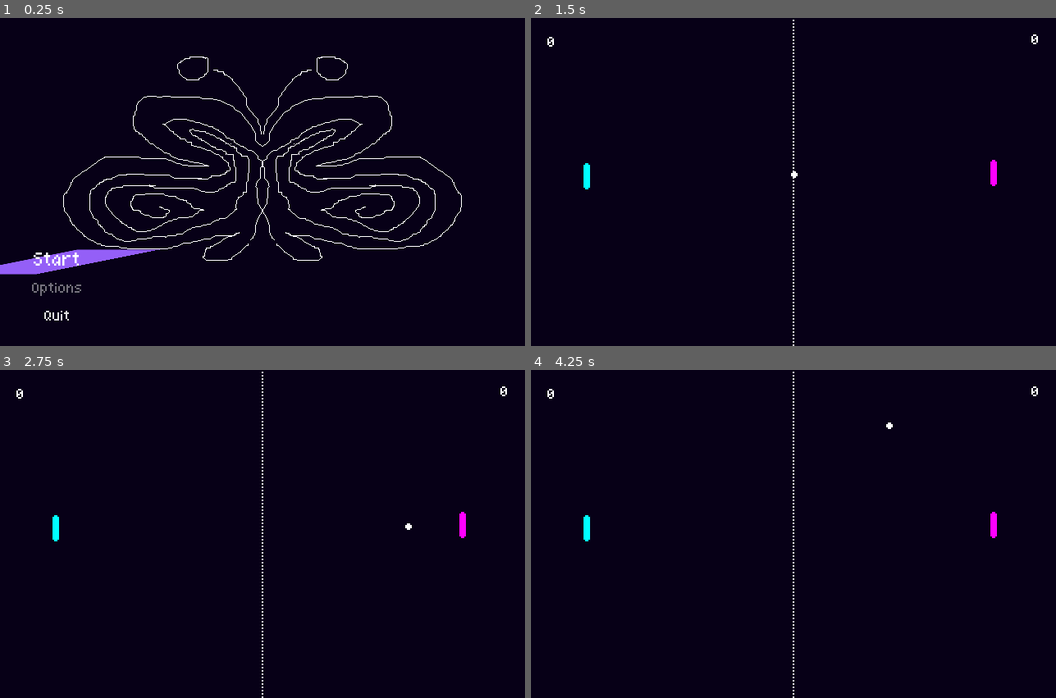
Above: before the commit, frames 1-4 (two rows, left to right).
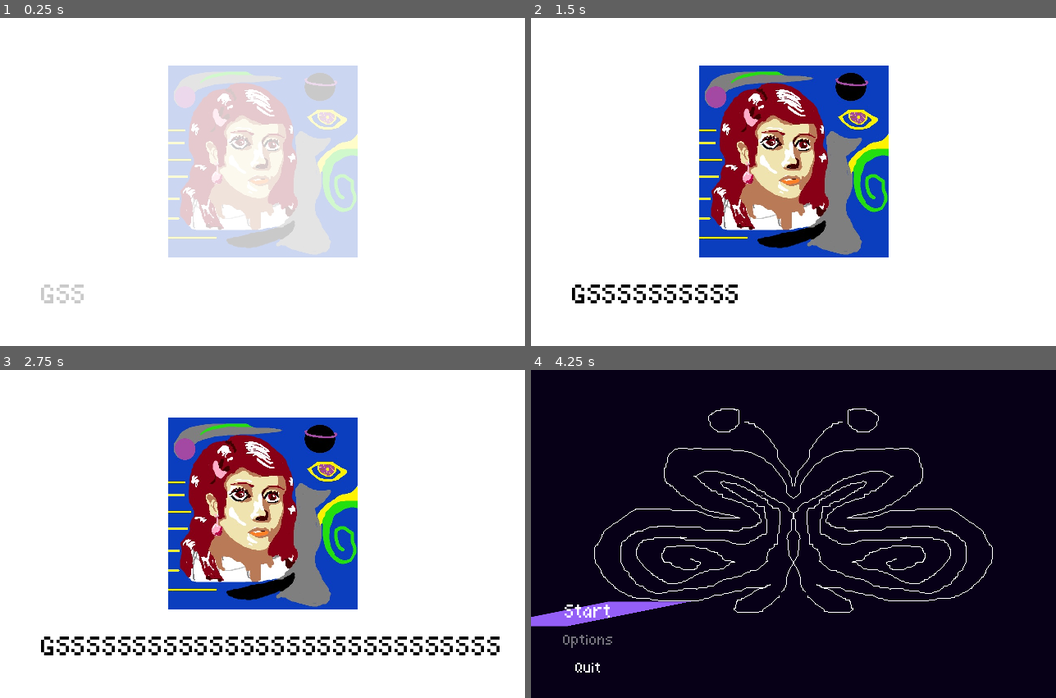
Above: after the commit, the same moments.

Repository: GustavoScardovelliSiqueroli/pong-game-godot
Game: Godot game, scene res://cenas/intro.tscn
The game is run twice, just before and just after one commit, with the same random seed, the same clock (stepped at 60 frames per second) and the same inputs. Before the commit the project starts from res://cenas/menu.tscn.
Inputs (mouse positions are in pixels of both pictures, inside the frame that each line leads up to):
- Up to frame 1 (0.25 s): no input
- Up to frame 2 (1.5 s): click (588, 260) at 0.5 s, where only the run before the commit has a clickable "Start"
- Up to frame 3 (2.75 s): no input
- Up to frame 4 (4.25 s): tap Enter at 3.5 s

The runs differ from the first frame. In frame 1, 99% of the frame differs, in the area x 0-100%, y 0-100%; in frame 2, 99%; in frame 3, 98%; in frame 4, 3.7%.

Commit message:
feat: implementing powerups menu

Diff:
--- a/cenas/intro.tscn
+++ b/cenas/intro.tscn
@@ -1,51 +1,12 @@
-[gd_scene load_steps=7 format=3 uid="uid://y7f208g68xc6"]
+[gd_scene load_steps=8 format=3 uid="uid://y7f208g68xc6"]
 
 [ext_resource type="Texture2D" uid="uid://c8dnpb7pr0a7c" path="res://assets/imgs/logogss.jpeg" id="1_phu1d"]
+[ext_resource type="Script" path="res://logic/intro.gd" id="1_pq2im"]
 [ext_resource type="Theme" uid="uid://dvg7b6momj8vj" path="res://themes/fontmenu.tres" id="2_dq7k8"]
 
 [sub_resource type="LabelSettings" id="LabelSettings_qihn2"]
 font_size = 30
 font_color = Color(0, 0, 0, 1)
-
-[sub_resource type="Animation" id="Animation_7x2s7"]
-resource_name = "intro_animation"
-length = 4.0
-tracks/0/type = "value"
-tracks/0/imported = false
-tracks/0/enabled = true
-tracks/0/path = NodePath("Tela/Logo:modulate")
-tracks/0/interp = 1
-tracks/0/loop_wrap = true
-tracks/0/keys = {
-"times": PackedFloat32Array(0.5, 1.5),
-"transitions": PackedFloat32Array(1, 1),
-"update": 0,
-"values": [Color(1, 1, 1, 0), Color(1, 1, 1, 1)]
-}
-tracks/1/type = "value"
-tracks/1/imported = false
-tracks/1/enabled = true
-tracks/1/path = NodePath("Tela:modulate")
-tracks/1/interp = 1
-tracks/1/loop_wrap = true
-tracks/1/keys = {
-"times": PackedFloat32Array(3.6, 3.9),
-"transitions": PackedFloat32Array(1, 1),
-"update": 0,
-"values": [Color(1, 1, 1, 1), Color(1, 1, 1, 0)]
-}
-tracks/2/type = "value"
-tracks/2/imported = false
-tracks/2/enabled = true
-tracks/2/path = NodePath("Tela/LogoNome:text")
-tracks/2/interp = 1
-tracks/2/loop_wrap = true
-tracks/2/keys = {
-"times": PackedFloat32Array(1.6, 3.15),
-"transitions": PackedFloat32Array(1, 1),
-"update": 1,
-"values": ["gsss", "gssssssssssssssssssssss"]
-}
 
 [sub_resource type="Animation" id="Animation_12h8x"]
 length = 0.001
@@ -85,6 +46,70 @@
 "update": 1,
 "values": ["gsss"]
 }
+tracks/3/type = "value"
+tracks/3/imported = false
+tracks/3/enabled = true
+tracks/3/path = NodePath("Tela/LogoNome:modulate")
+tracks/3/interp = 1
+tracks/3/loop_wrap = true
+tracks/3/keys = {
+"times": PackedFloat32Array(0),
+"transitions": PackedFloat32Array(1),
+"update": 0,
+"values": [Color(1, 1, 1, 0)]
+}
+
+[sub_resource type="Animation" id="Animation_7x2s7"]
+resource_name = "intro_animation"
+length = 4.0
+tracks/0/type = "value"
+tracks/0/imported = false
+tracks/0/enabled = true
+tracks/0/path = NodePath("Tela/Logo:modulate")
+tracks/0/interp = 1
+tracks/0/loop_wrap = true
+tracks/0/keys = {
+"times": PackedFloat32Array(0, 1.1),
+"transitions": PackedFloat32Array(1, 1),
+"update": 0,
+"values": [Color(1, 1, 1, 0), Color(1, 1, 1, 1)]
+}
+tracks/1/type = "value"
+tracks/1/imported = false
+tracks/1/enabled = true
+tracks/1/path = NodePath("Tela:modulate")
+tracks/1/interp = 1
+tracks/1/loop_wrap = true
+tracks/1/keys = {
+"times": PackedFloat32Array(3.6, 3.9),
+"transitions": PackedFloat32Array(1, 1),
+"update": 0,
+"values": [Color(1, 1, 1, 1), Color(1, 1, 1, 0)]
+}
+tracks/2/type = "value"
+tracks/2/imported = false
+tracks/2/enabled = true
+tracks/2/path = NodePath("Tela/LogoNome:text")
+tracks/2/interp = 1
+tracks/2/loop_wrap = true
+tracks/2/keys = {
+"times": PackedFloat32Array(),
+"transitions": PackedFloat32Array(),
+"update": 1,
+"values": []
+}
+tracks/3/type = "value"
+tracks/3/imported = false
+tracks/3/enabled = true
+tracks/3/path = NodePath("Tela/LogoNome:modulate")
+tracks/3/interp = 1
+tracks/3/loop_wrap = true
+tracks/3/keys = {
+"times": PackedFloat32Array(0, 1.1),
+"transitions": PackedFloat32Array(1, 1),
+"update": 0,
+"values": [Color(1, 1, 1, 0), Color(1, 1, 1, 1)]
+}
 
 [sub_resource type="AnimationLibrary" id="AnimationLibrary_wl14l"]
 _data = {
@@ -93,6 +118,12 @@
 }
 
 [node name="Intro" type="Node2D"]
+script = ExtResource("1_pq2im")
+
+[node name="BgDark" type="ColorRect" parent="."]
+offset_right = 640.0
+offset_bottom = 400.0
+color = Color(0.027451, 0, 0.0901961, 1)
 
 [node name="Tela" type="Node2D" parent="."]
 
@@ -108,6 +139,7 @@
 texture = ExtResource("1_phu1d")
 
 [node name="LogoNome" type="Label" parent="Tela"]
+modulate = Color(1, 1, 1, 0)
 offset_left = 50.0
 offset_top = 325.0
 offset_right = 126.0
@@ -121,3 +153,5 @@
 libraries = {
 "": SubResource("AnimationLibrary_wl14l")
 }
+
+[connection signal="animation_finished" from="AnimationPlayer" to="." method="_on_animation_player_animation_finished"]
--- /dev/null
+++ b/cenas/power_ups.tscn
@@ -0,0 +1,196 @@
+[gd_scene load_steps=16 format=3 uid="uid://br35y80egiq0x"]
+
+[ext_resource type="Script" path="res://logic/power_ups.gd" id="1_q0tcp"]
+[ext_resource type="Texture2D" uid="uid://rtvwuqxliwdj" path="res://assets/imgs/New Piskel (3).png" id="2_hh5dc"]
+
+[sub_resource type="AtlasTexture" id="AtlasTexture_ajaj4"]
+atlas = ExtResource("2_hh5dc")
+region = Rect2(0, 0, 128, 128)
+
+[sub_resource type="AtlasTexture" id="AtlasTexture_7o4we"]
+atlas = ExtResource("2_hh5dc")
+region = Rect2(128, 0, 128, 128)
+
+[sub_resource type="AtlasTexture" id="AtlasTexture_407mj"]
+atlas = ExtResource("2_hh5dc")
+region = Rect2(256, 0, 128, 128)
+
+[sub_resource type="AtlasTexture" id="AtlasTexture_dbl8j"]
+atlas = ExtResource("2_hh5dc")
+region = Rect2(0, 128, 128, 128)
+
+[sub_resource type="AtlasTexture" id="AtlasTexture_nn5r1"]
+atlas = ExtResource("2_hh5dc")
+region = Rect2(128, 128, 128, 128)
+
+[sub_resource type="AtlasTexture" id="AtlasTexture_qyw3h"]
+atlas = ExtResource("2_hh5dc")
+region = Rect2(256, 128, 128, 128)
+
+[sub_resource type="AtlasTexture" id="AtlasTexture_2rh3h"]
+atlas = ExtResource("2_hh5dc")
+region = Rect2(0, 256, 128, 128)
+
+[sub_resource type="AtlasTexture" id="AtlasTexture_l27er"]
+atlas = ExtResource("2_hh5dc")
+region = Rect2(128, 256, 128, 128)
+
+[sub_resource type="AtlasTexture" id="AtlasTexture_1glwj"]
+atlas = ExtResource("2_hh5dc")
+region = Rect2(256, 256, 128, 128)
+
+[sub_resource type="AtlasTexture" id="AtlasTexture_55pfe"]
+atlas = ExtResource("2_hh5dc")
+region = Rect2(0, 384, 128, 128)
+
+[sub_resource type="AtlasTexture" id="AtlasTexture_artga"]
+atlas = ExtResource("2_hh5dc")
+region = Rect2(128, 384, 128, 128)
+
+[sub_resource type="AtlasTexture" id="AtlasTexture_hvyuk"]
+atlas = ExtResource("2_hh5dc")
+region = Rect2(256, 384, 128, 128)
+
+[sub_resource type="SpriteFrames" id="SpriteFrames_bn8cy"]
+animations = [{
+"frames": [{
+"duration": 1.0,
+"texture": SubResource("AtlasTexture_ajaj4")
+}, {
+"duration": 1.0,
+"texture": SubResource("AtlasTexture_7o4we")
+}, {
+"duration": 1.0,
+"texture": SubResource("AtlasTexture_407mj")
+}, {
+"duration": 1.0,
+"texture": SubResource("AtlasTexture_dbl8j")
+}, {
+"duration": 1.0,
+"texture": SubResource("AtlasTexture_nn5r1")
+}, {
+"duration": 1.0,
+"texture": SubResource("AtlasTexture_qyw3h")
+}, {
+"duration": 1.0,
+"texture": SubResource("AtlasTexture_2rh3h")
+}, {
+"duration": 1.0,
+"texture": SubResource("AtlasTexture_l27er")
+}, {
+"duration": 1.0,
+"texture": SubResource("AtlasTexture_1glwj")
+}, {
+"duration": 1.0,
+"texture": SubResource("AtlasTexture_55pfe")
+}, {
+"duration": 1.0,
+"texture": SubResource("AtlasTexture_artga")
+}, {
+"duration": 1.0,
+"texture": SubResource("AtlasTexture_hvyuk")
+}],
+"loop": true,
+"name": &"new_animation",
+"speed": 12.0
+}]
+
+[node name="PowerUps" type="Control"]
+layout_mode = 3
+anchors_preset = 15
+anchor_right = 1.0
+anchor_bottom = 1.0
+grow_horizontal = 2
+grow_vertical = 2
+script = ExtResource("1_q0tcp")
+
+[node name="CenterContainer" type="CenterContainer" parent="."]
+layout_mode = 1
+anchors_preset = 15
+anchor_right = 1.0
+anchor_bottom = 1.0
+grow_horizontal = 2
+grow_vertical = 2
+
+[node name="HBoxContainer" type="HBoxContainer" parent="CenterContainer"]
+layout_mode = 2
+
+[node name="Control" type="Control" parent="CenterContainer/HBoxContainer"]
+custom_minimum_size = Vector2(128, 128)
+layout_mode = 2
+
+[node name="Button" type="Button" parent="CenterContainer/HBoxContainer/Control"]
+custom_minimum_size = Vector2(128, 128)
+layout_mode = 1
+anchors_preset = 15
+anchor_right = 1.0
+anchor_bottom = 1.0
+grow_horizontal = 2
+grow_vertical = 2
+
+[node name="AnimatedSprite2D" type="AnimatedSprite2D" parent="CenterContainer/HBoxContainer/Control"]
+position = Vector2(64, 64)
+sprite_frames = SubResource("SpriteFrames_bn8cy")
+animation = &"new_animation"
+frame = 11
+frame_progress = 1.0
+
+[node name="Control2" type="Control" parent="CenterContainer/HBoxContainer"]
+custom_minimum_size = Vector2(128, 128)
+layout_mode = 2
+
+[node name="Button" type="Button" parent="CenterContainer/HBoxContainer/Control2"]
+custom_minimum_size = Vector2(128, 128)
+layout_mode = 1
+anchors_preset = 15
+anchor_right = 1.0
+anchor_bottom = 1.0
+grow_horizontal = 2
+grow_vertical = 2
+
+[node name="AnimatedSprite2D" type="AnimatedSprite2D" parent="CenterContainer/HBoxContainer/Control2"]
+position = Vector2(64, 64)
+sprite_frames = SubResource("SpriteFrames_bn8cy")
+animation = &"new_animation"
+frame = 11
+frame_progress = 1.0
+
+[node name="Control3" type="Control" parent="CenterContainer/HBoxContainer"]
+custom_minimum_size = Vector2(128, 128)
+layout_mode = 2
+
+[node name="Button" type="Button" parent="CenterContainer/HBoxContainer/Control3"]
+custom_minimum_size = Vector2(128, 128)
+layout_mode = 1
+anchors_preset = 15
+anchor_right = 1.0
+anchor_bottom = 1.0
+grow_horizontal = 2
+grow_vertical = 2
+
+[node name="AnimatedSprite2D" type="AnimatedSprite2D" parent="CenterContainer/HBoxContainer/Control3"]
+position = Vector2(64, 64)
+sprite_frames = SubResource("SpriteFrames_bn8cy")
+animation = &"new_animation"
+frame = 11
+frame_progress = 1.0
+
+[node name="Control4" type="Control" parent="CenterContainer/HBoxContainer"]
+custom_minimum_size = Vector2(128, 128)
+layout_mode = 2
+
+[node name="Button" type="Button" parent="CenterContainer/HBoxContainer/Control4"]
+custom_minimum_size = Vector2(128, 128)
+layout_mode = 1
+anchors_preset = 15
+anchor_right = 1.0
+anchor_bottom = 1.0
+grow_horizontal = 2
+grow_vertical = 2
+
+[node name="AnimatedSprite2D" type="AnimatedSprite2D" parent="CenterContainer/HBoxContainer/Control4"]
+position = Vector2(64, 64)
+sprite_frames = SubResource("SpriteFrames_bn8cy")
+animation = &"new_animation"
+frame = 11
+frame_progress = 1.0
--- a/logic/game.gd
+++ b/logic/game.gd
@@ -2,6 +2,7 @@
 
 var left_score = 0
 var right_score = 0
+var all_points = 0
 @onready var left_score_label = $CanvasLayer/Control/LeftScoreLabel
 @onready var right_score_label = $CanvasLayer/Control/RightScoreLabel
 
@@ -11,6 +12,7 @@
 
 
 func update_score(wall_name):
+	update_all_points()
 	if wall_name == "LeftWall":
 		right_score += 1  # Jogador da direita marcou ponto
 	elif wall_name == "RightWall":
@@ -27,3 +29,7 @@
 
 func _on_right_wall_ball_out(wall_name: Variant) -> void:
 	update_score(wall_name)
+
+func update_all_points():
+	all_points += 1
+	print(all_points)
--- /dev/null
+++ b/logic/intro.gd
@@ -0,0 +1,27 @@
+extends Node2D
+
+var initial_text = "gss"
+var typing_speed: float = 0.05
+@onready var logo_label = $Tela/LogoNome
+@onready var animation_player = $AnimationPlayer
+# Called when the node enters the scene tree for the first time.
+func _ready():
+	logo_label.text = initial_text
+	animation_player.play("intro_animation")
+	_start_typing()
+
+func _start_typing():
+	await get_tree().create_timer(1).timeout  # Aguarda o intervalo
+	for i in 30:
+		var initial_position = initial_text.length()
+		logo_label.text += "s"  # Adiciona uma letra de cada vez
+		await get_tree().create_timer(typing_speed).timeout  # Aguarda o intervalo
+
+# Called every frame. 'delta' is the elapsed time since the previous frame.
+func _process(delta):
+	pass
+
+
+func _on_animation_player_animation_finished(anim_name):
+	if anim_name == "intro_animation":
+		get_tree().change_scene_to_file("res://cenas/menu.tscn")
--- /dev/null
+++ b/logic/power_ups.gd
@@ -0,0 +1,40 @@
+extends Control
+
+func _ready():
+	# Encontra o primeiro botão na árvore de nós
+	var first_button = find_first_button()
+	if first_button:
+		first_button.grab_focus()  # Define o foco no botão encontrado
+		var parent = first_button.get_parent()
+		if parent.has_node("AnimatedSprite2D"):  # Verifica se existe um AnimatedSprite2D
+			var sprite = parent.get_node("AnimatedSprite2D")
+			sprite.play()  # Para a animação do AnimatedSprite2D
+	# Conecta os sinais `focus_entered` e `focus_exited` de todos os botões
+	connect_button_focus_signals(self)
+
+func find_first_button() -> Button:
+	# Procura o primeiro nó do tipo Button na hierarquia
+	return find_child("Button")
+
+func connect_button_focus_signals(node: Node):
+	for child in node.get_children():
+		if child is Button:
+			# Conecta os sinais de foco
+			child.focus_entered.connect(_on_button_focus_entered.bind(child))
+			child.focus_exited.connect(_on_button_focus_exited.bind(child))
+		else:
+			connect_button_focus_signals(child)  # Repetir para nós filhos
+
+func _on_button_focus_entered(button: Button):
+	# Quando o botão recebe o foco, toca a animação
+	var parent = button.get_parent()
+	if parent.has_node("AnimatedSprite2D"):  # Verifica se existe um AnimatedSprite2D
+		var sprite = parent.get_node("AnimatedSprite2D")
+		sprite.play("new_animation")  # Substitua pelo nome da animação no AnimatedSprite2D
+
+func _on_button_focus_exited(button: Button):
+	# Quando o botão perde o foco, para a animação
+	var parent = button.get_parent()
+	if parent.has_node("AnimatedSprite2D"):  # Verifica se existe um AnimatedSprite2D
+		var sprite = parent.get_node("AnimatedSprite2D")
+		sprite.stop()  # Para a animação do AnimatedSprite2D
--- a/project.godot
+++ b/project.godot
@@ -14,7 +14,7 @@
 config/description="A simple Pong game. This demo shows best practices
 for game development in Godot, including signals."
 config/tags=PackedStringArray("2d", "demo", "official")
-run/main_scene="res://cenas/menu.tscn"
+run/main_scene="res://cenas/intro.tscn"
 config/features=PackedStringArray("4.2")
 config/icon="res://icon.webp"
 
@@ -22,6 +22,7 @@
 
 window/size/viewport_width=640
 window/size/viewport_height=400
+window/size/mode=3
 window/size/resizable=false
 window/size/borderless=true
 window/stretch/mode="canvas_items"
Binary file added: assets/imgs/New Piskel (1).png
Not shown, added: assets/imgs/New Piskel (1).png.import
Binary file added: assets/imgs/New Piskel (3).png
Not shown, added: assets/imgs/New Piskel (3).png.import
Binary file added: assets/imgs/New Piskel.gif
Binary file added: assets/imgs/New Piskel.png
Not shown, added: assets/imgs/New Piskel.png.import
Binary file added: assets/imgs/logogss.png
Not shown, added: assets/imgs/logogss.png.import
